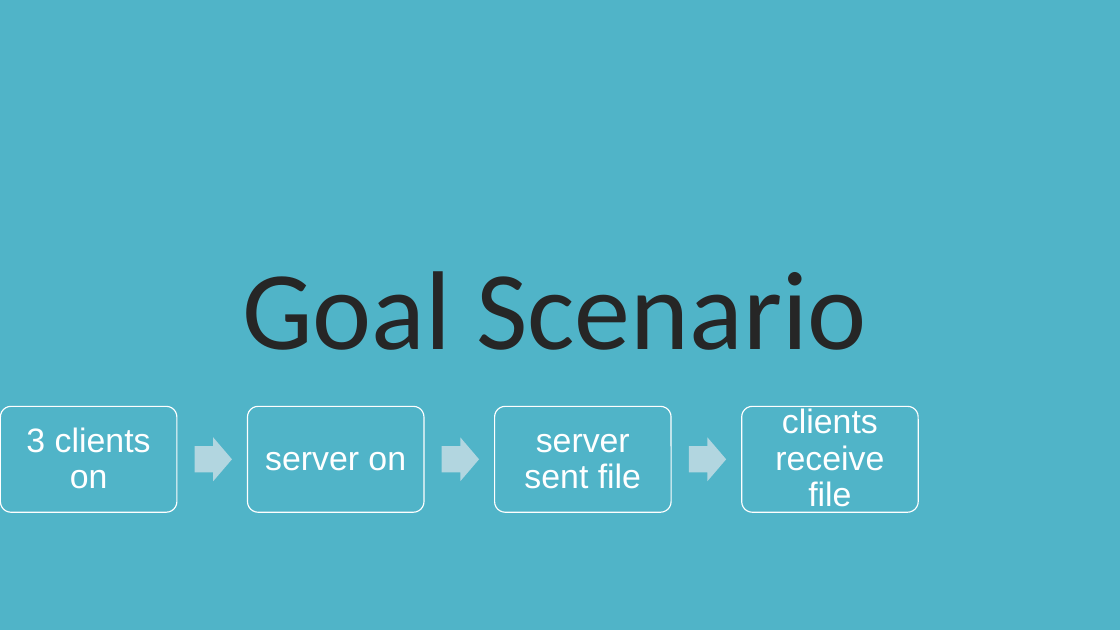
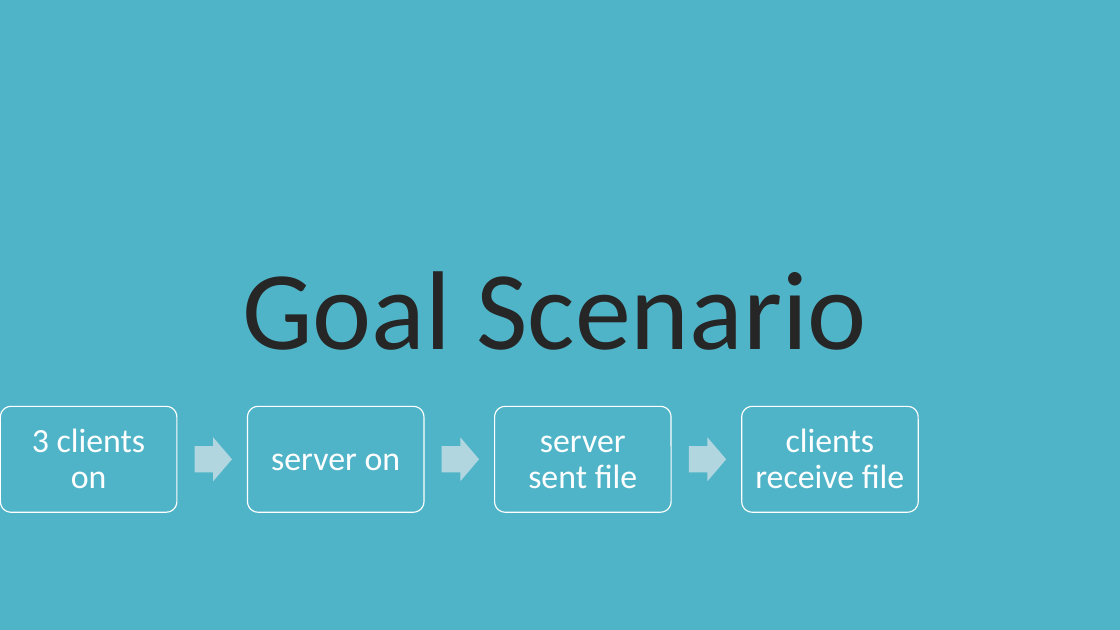
Before and after one commit to hfchen2132131/Network_lab, a slide deck: slide 3 of lab2/Lab2_introduction.pptx. Drawn at 1120x630 pixels with LibreOffice and Linux fonts; fonts in the diff are those of the drawing. Boxes give left, top, right and bottom in pixels: in the first picture for what was removed or moved away, otherwise in the second. Text is boxed around its words. In the diff, an @@ line names an element or a change of style, - is before the commit and + after.

```diff
--- a/lab2/Lab2_introduction.pptx
+++ b/lab2/Lab2_introduction.pptx
@@ font Arial to Calibri in 4 elements at <box>32,428,146,488</box>, <box>271,453,401,470</box>, <box>528,435,637,488</box>, <box>755,428,904,488</box> @@
```
Also in this commit, not shown: 8 other slides changed, 1 slide added, 4 other files.
